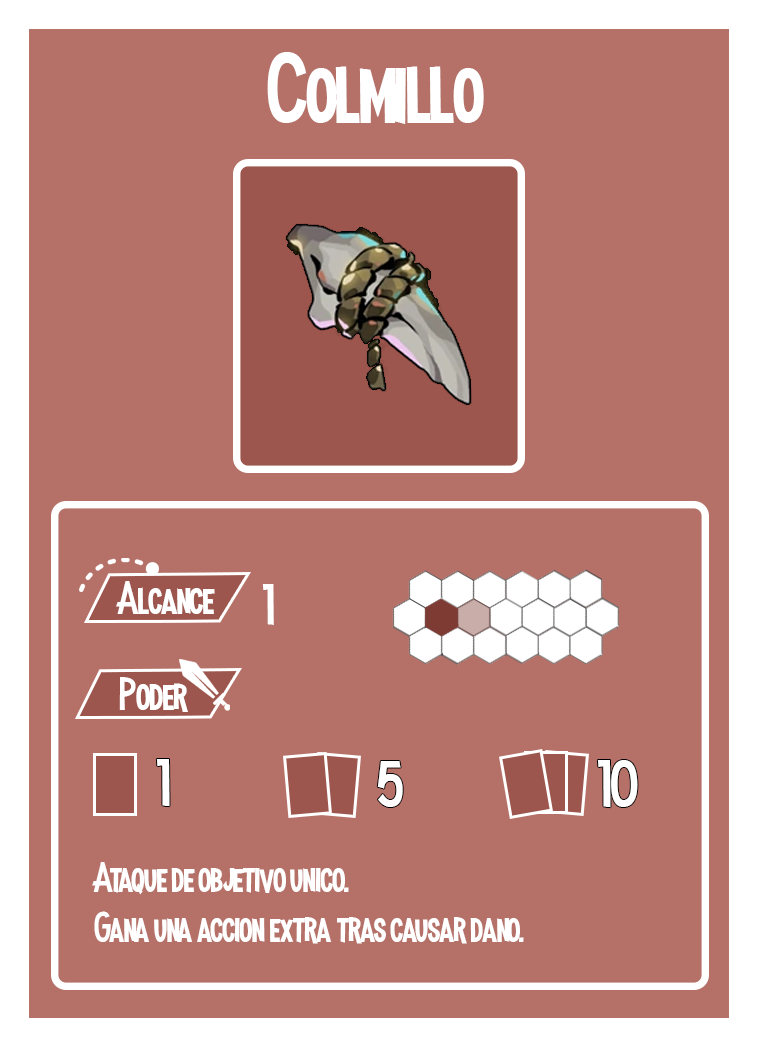
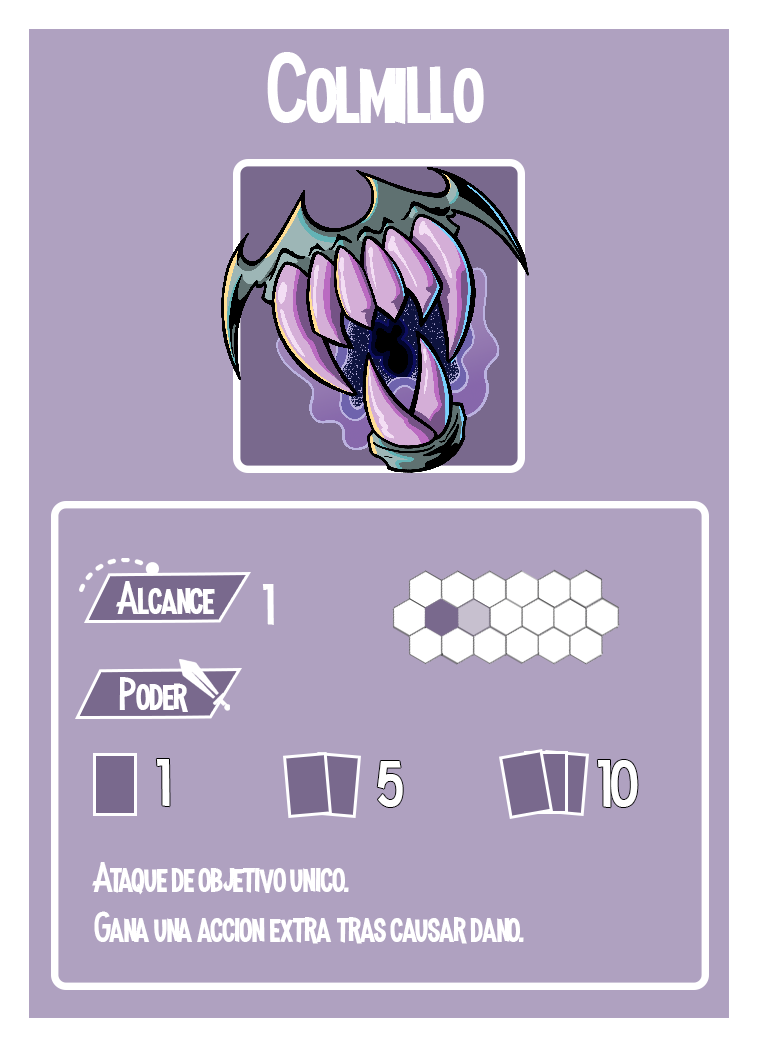
Two versions of the same layered image (758px x 1047px). Layer-by-layer changes:
painted on "carta copy 3" (1st of 3) over (499, 749, 553, 819)
painted on "carta copy 3" (2nd of 3) over (524, 752, 565, 814)
painted on "carta copy 3" (3rd of 3) over (540, 750, 589, 816)
painted on "carta copy" over (283, 752, 332, 818)
painted on "carta copy 2" over (312, 752, 361, 818)
painted on "carta" over (96, 756, 134, 813)
painted on "Capa 1" over (221, 167, 529, 473)
painted on "Rectangle 1" over (240, 166, 518, 466)
painted on "Layer 14" over (29, 29, 729, 1018)